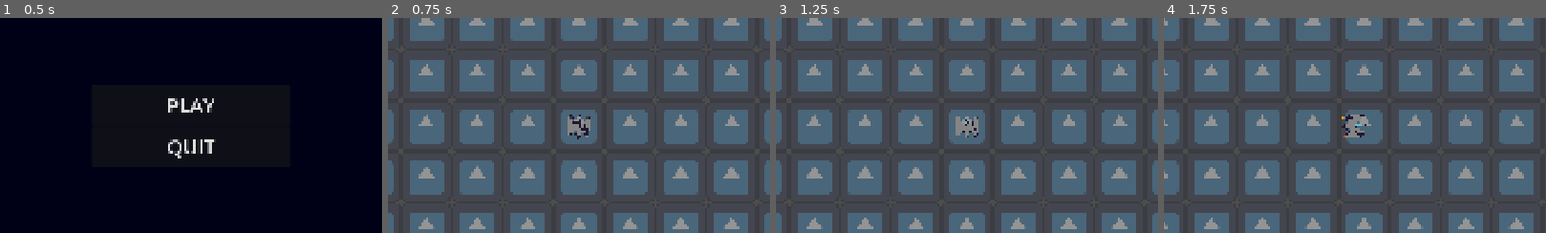
Above: before the commit, frames 1-4 (left to right).
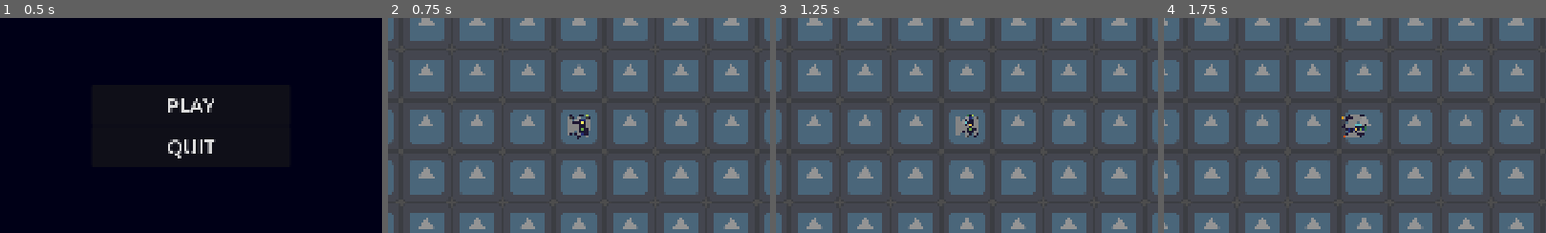
Above: after the commit, the same moments.

Repository: jsph2-create/KiwiHacks-project
Game: Godot game, scene res://src/Ui/Start screen/Start screen.tscn
Same seed, same stepped clock (60 frames per second), same inputs: the game is played once before the commit and once after it. The engine's default icon, where the game draws it, is replaced by a stand-in: a white triangle on a blue panel in a dark square.
Inputs (mouse positions are % of the whole screen's width and height, from its top left):
- Up to frame 1 (0.5 s): no input
- Up to frame 2 (0.75 s): click "PLAY" at 0.5 s
- Up to frame 3 (1.25 s): no input
- Up to frame 4 (1.75 s): tap Enter at 1.25 s; move the mouse to (72, 45) at 1.27 s; hold D (rightwards) from 1.28 s (still down)
The pictures show only the part of the screen within x 25-75%, y 25-75%; the shares and areas given below are measured in that part.

Frame 1 is identical in both runs. In frame 2, 0.1% of the frame differs, in the area x 50-53%, y 44-55%; in frame 3, 0.1%, in the area x 50-52%, y 44-55%; in frame 4, 0.1%.
Error after the commit: Parse Error: Expected indented block after function declaration. (res://src/in-game/space-ship/laser-gun/laser_gun.gd:9)

Commit message:
alot of edits

Diff:
--- /dev/null
+++ b/kiwihacks-project/src/in-game/space-ship/laser-gun/laser-gun.tscn
@@ -0,0 +1,15 @@
+[gd_scene format=3 uid="uid://bfoucn57s3wnc"]
+
+[ext_resource type="Script" uid="uid://wmmhpe1h68e4" path="res://src/in-game/space-ship/laser-gun/laser_gun.gd" id="1_pivdn"]
+[ext_resource type="Texture2D" uid="uid://ckyqw33aykq7a" path="res://src/in-game/space-ship/laser-gun/laser-gun.png" id="1_xyh2p"]
+
+[node name="LaserGun" type="Node2D" unique_id=1076174354]
+script = ExtResource("1_pivdn")
+
+[node name="LaserGun" type="Sprite2D" parent="." unique_id=2004306345]
+rotation = 1.5707964
+scale = Vector2(0.2, 0.2)
+texture = ExtResource("1_xyh2p")
+
+[node name="RayCast2D" type="RayCast2D" parent="." unique_id=52121496]
+target_position = Vector2(1000, 0)
--- /dev/null
+++ b/kiwihacks-project/src/in-game/space-ship/laser-gun/laser_gun.gd
@@ -0,0 +1,9 @@
+extends Node2D
+
+
+# Called when the node enters the scene tree for the first time.
+func _ready() -> void:
+	pass # Replace with function body.
+
+
+func fire():
--- a/kiwihacks-project/src/in-game/space-ship/space_ship.gd
+++ b/kiwihacks-project/src/in-game/space-ship/spaceship.gd
@@ -1,4 +1,6 @@
 extends CharacterBody2D
+var type = "ship"
+
 
 @export_category("ship stats")
 @export var default_speed_max := 500.0
--- a/kiwihacks-project/src/in-game/space-ship/space_ship.tscn
+++ b/kiwihacks-project/src/in-game/space-ship/spaceship.tscn
@@ -1,7 +1,8 @@
 [gd_scene format=3 uid="uid://c1x44g2wtxkis"]
 
-[ext_resource type="Script" uid="uid://b2ttv6d2isxnl" path="res://src/in-game/space-ship/space_ship.gd" id="1_6nhxk"]
-[ext_resource type="Texture2D" uid="uid://c4ooakyh8teex" path="res://src/in-game/space-ship/spaceship.png" id="2_1x36f"]
+[ext_resource type="Script" uid="uid://b2ttv6d2isxnl" path="res://src/in-game/space-ship/spaceship.gd" id="1_n2fdh"]
+[ext_resource type="Texture2D" uid="uid://c4ooakyh8teex" path="res://src/in-game/space-ship/spaceship.png" id="2_n2fdh"]
+[ext_resource type="PackedScene" uid="uid://bfoucn57s3wnc" path="res://src/in-game/space-ship/laser-gun/laser-gun.tscn" id="3_diuti"]
 
 [sub_resource type="Animation" id="Animation_y5l04"]
 length = 0.001
@@ -59,14 +60,14 @@
 
 [node name="SpaceShip" type="CharacterBody2D" unique_id=1008286286 node_paths=PackedStringArray("ani")]
 motion_mode = 1
-script = ExtResource("1_6nhxk")
+script = ExtResource("1_n2fdh")
 ani = NodePath("Spaceship/AnimationPlayer")
 
 [node name="Spaceship" type="Sprite2D" parent="." unique_id=859789837]
 texture_filter = 1
 rotation = 4.712389
 scale = Vector2(0.25, 0.25)
-texture = ExtResource("2_1x36f")
+texture = ExtResource("2_n2fdh")
 region_enabled = true
 region_rect = Rect2(0, 0, 256, 256)
 
@@ -78,3 +79,6 @@
 [node name="CollisionPolygon2D" type="CollisionPolygon2D" parent="." unique_id=1276052295]
 visible = false
 polygon = PackedVector2Array(32, -1, 22, -30, -26, -30, -32, -2, -32, 1, -24, 29, 22, 29, 32, 0)
+
+[node name="LaserGun" parent="." unique_id=1076174354 instance=ExtResource("3_diuti")]
+position = Vector2(3, 9)
--- a/kiwihacks-project/src/in-game/space/space.tscn
+++ b/kiwihacks-project/src/in-game/space/space.tscn
@@ -2,7 +2,7 @@
 
 [ext_resource type="Script" uid="uid://c7uqsbul4gupv" path="res://src/in-game/space/space.gd" id="1_hg7dk"]
 [ext_resource type="PackedScene" uid="uid://dggxvde21rke3" path="res://src/in-game/background/background.tscn" id="2_m7po1"]
-[ext_resource type="PackedScene" uid="uid://c1x44g2wtxkis" path="res://src/in-game/space-ship/space_ship.tscn" id="3_m7po1"]
+[ext_resource type="PackedScene" uid="uid://c1x44g2wtxkis" path="res://src/in-game/space-ship/spaceship.tscn" id="3_m7po1"]
 [ext_resource type="PackedScene" uid="uid://dau76aukoc42f" path="res://src/in-game/star/star.tscn" id="4_ev6mk"]
 
 [node name="Space" type="Node2D" unique_id=1277939443]
Empty file added: kiwihacks-project/src/event_bus.gd
Not shown, added: kiwihacks-project/src/event_bus.gd.uid
Renamed: kiwihacks-project/src/in-game/space-ship/untitled-pixel-art@4x.png -> kiwihacks-project/src/in-game/space-ship/laser-gun/laser-gun.png
Not shown, added: kiwihacks-project/src/in-game/space-ship/laser-gun/laser-gun.png.import
Not shown, added: kiwihacks-project/src/in-game/space-ship/laser-gun/laser_gun.gd.uid
Renamed: kiwihacks-project/src/in-game/space-ship/space_ship.gd.uid -> kiwihacks-project/src/in-game/space-ship/spaceship.gd.uid
Not shown, changed: kiwihacks-project/src/in-game/star/untitled-pixel-art@4x (5).png.import
